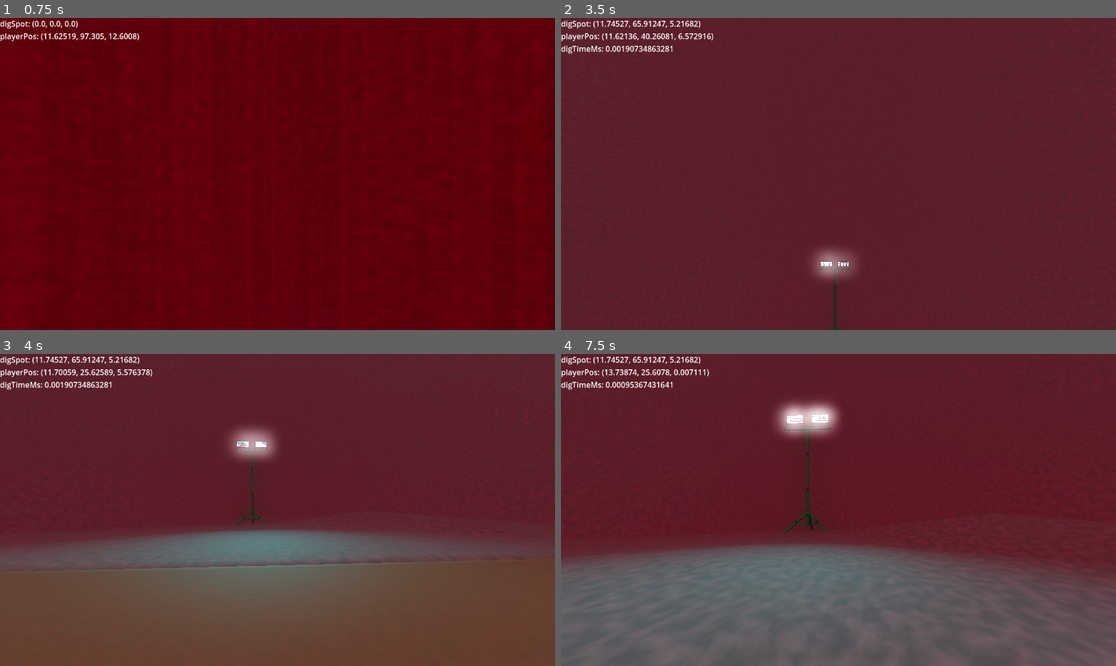
Above: before the commit, frames 1-4 (two rows, left to right).
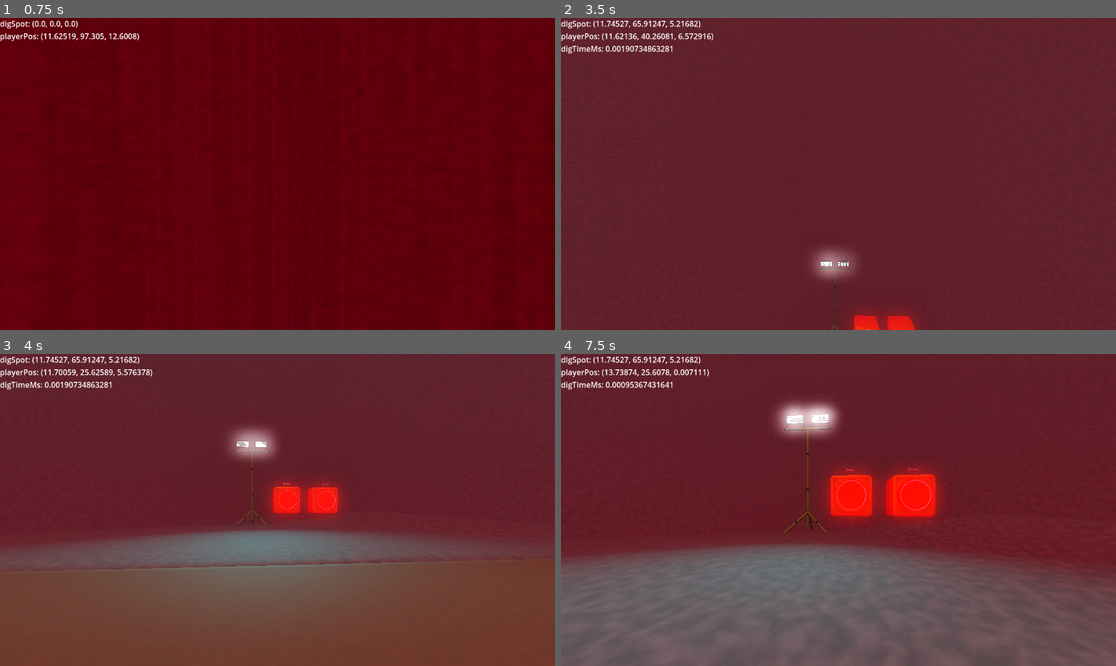
Above: after the commit, the same moments.

Repository: adamgiles1/digging-game
Game: Godot game, scene res://Game.tscn
The game is run twice, just before and just after one commit, with the same random seed, the same clock (stepped at 60 frames per second) and the same inputs.
Inputs (mouse positions are in pixels of both pictures, inside the frame that each line leads up to):
- Up to frame 1 (0.75 s): move the mouse to (305, 174) at 0.52 s; hold W (forward) from 0.53 s (still down); click (305, 174) at 0.6 s
- Up to frame 2 (3.5 s): keep holding W (forward); tap Space (jump) at 0.77, 1.52, 3.02 s; move the mouse to (810, 174) at 1.27 s; click (810, 174) at 1.35 s; move the mouse to (849, 167) at 2.02 s; right-click (849, 167) at 2.1 s; click (849, 167) at 2.3 s; move the mouse to (832, 180) at 2.77 s; tap Shift at 2.85 s; click (832, 180) at 3.05 s
- Up to frame 3 (4 s): keep holding W (forward); move the mouse to (316, 513) at 3.52 s; click (316, 513) at 3.6 s; tap Space (jump) at 3.77 s
- Up to frame 4 (7.5 s): move the mouse to (794, 506) at 4.27 s; click (794, 506) at 4.35 s; tap Space (jump) at 4.52, 6.02, 6.77 s; move the mouse to (844, 510) at 5.02 s; right-click (844, 510) at 5.1 s; click (844, 510) at 5.3 s; move the mouse to (816, 503) at 5.77 s; release W (forward) at 5.78 s; hold D (right) 5.78-6.53 s; tap Shift at 5.85 s; click (816, 503) at 6.05 s; move the mouse to (866, 510) at 6.52 s; hold W (forward) from 6.53 s (still down); click (866, 510) at 6.6 s; move the mouse to (810, 510) at 7.27 s; click (810, 510) at 7.35 s

Frame 1 is identical in both runs. In frame 2, 0.8% of the frame differs, in the area x 46-65%, y 80-100%; in frame 3, 1.9%; in frame 4, 3.9%, in the area x 40-70%, y 23-58%.

Commit message:
Added working buttons

Diff:
--- a/Game.tscn
+++ b/Game.tscn
@@ -1,9 +1,10 @@
-[gd_scene load_steps=7 format=3 uid="uid://bo8x2mn545mk5"]
+[gd_scene load_steps=10 format=3 uid="uid://bo8x2mn545mk5"]
 
 [ext_resource type="Script" uid="uid://128it3odwqau" path="res://GameManager.gd" id="1_u44n3"]
 [ext_resource type="PackedScene" uid="uid://bkie5mjk2pbw7" path="res://assets/models/cave.glb" id="2_xkndl"]
 [ext_resource type="PackedScene" uid="uid://bjsjtrjonybcr" path="res://scripts/MarchingCubesGenerator.tscn" id="3_u44n3"]
 [ext_resource type="PackedScene" uid="uid://cqte4j0sxiqk8" path="res://items/lighting/SiteLight.tscn" id="4_sb48q"]
+[ext_resource type="PackedScene" uid="uid://brithxrc3iai1" path="res://items/button.tscn" id="4_t88pq"]
 
 [sub_resource type="Environment" id="Environment_sb48q"]
 background_mode = 2
@@ -19,6 +20,12 @@
 [sub_resource type="ConcavePolygonShape3D" id="ConcavePolygonShape3D_u44n3"]
 data = PackedVector3Array(1.1202999, -0.98859996, 0.9165, 1.1977999, -1.0351, 1.0055, 1.0127, -1, 1.2434, 1.1977999, -1 …(41300 unchanged characters)…
 
+[sub_resource type="TextMesh" id="TextMesh_t88pq"]
+text = "Drone"
+
+[sub_resource type="TextMesh" id="TextMesh_r0x5m"]
+text = "Shovel"
+
 [node name="Game" type="Node3D"]
 script = ExtResource("1_u44n3")
 
@@ -27,9 +34,9 @@
 
 [node name="OmniLight3D" type="OmniLight3D" parent="."]
 transform = Transform3D(1, 0, 0, 0, 1, 0, 0, 0, 1, 12, 42.360443, 12)
-light_color = Color(0, 1, 1, 1)
-light_energy = 3.0
+light_energy = 0.1
 omni_range = 50.0
+omni_attenuation = 0.0
 
 [node name="MarchingCubesGenerator" parent="." instance=ExtResource("3_u44n3")]
 
@@ -68,4 +75,19 @@
 [node name="SiteLight" parent="SiteStuff" instance=ExtResource("4_sb48q")]
 transform = Transform3D(-4.371139e-08, 0, 1, 0, 1, 0, -1, 0, -4.371139e-08, 11, 25.596952, -13)
 
+[node name="Button" parent="." instance=ExtResource("4_t88pq")]
+transform = Transform3D(1, 0, 0, 0, 1, 0, 0, 0, 1, 13.785077, 26.773952, -10.812453)
+
+[node name="Button2" parent="." instance=ExtResource("4_t88pq")]
+transform = Transform3D(1, 0, 0, 0, 1, 0, 0, 0, 1, 16.785076, 26.773952, -10.812453)
+trigger_event = 1
+
+[node name="MeshInstance3D" type="MeshInstance3D" parent="."]
+transform = Transform3D(1, 0, 0, 0, 1, 0, 0, 0, 1, 13.706074, 28.0044, -9.753054)
+mesh = SubResource("TextMesh_t88pq")
+
+[node name="MeshInstance3D2" type="MeshInstance3D" parent="."]
+transform = Transform3D(1, 0, 0, 0, 1, 0, 0, 0, 1, 16.706074, 28.0044, -9.753054)
+mesh = SubResource("TextMesh_r0x5m")
+
 [editable path="cave"]
--- a/GameManager.gd
+++ b/GameManager.gd
@@ -12,10 +12,16 @@
 
 var voxel_ground: MarchingCubes
 
+var shovel_size: float = .3
+
 # Called when the node enters the scene tree for the first time.
 func _ready() -> void:
 	Globals.game_manager = self
 
+	# connect signals
+	Signals.purchase_button_pressed.connect(handle_purchase_button)
+
+	# spawn player
 	var player: Player = preload("res://player/Player.tscn").instantiate()
 	add_child(player)
 	player.init(self, spawn_point.global_position)
@@ -93,3 +99,11 @@
 			print("was something else: ", thing)
 
 	return mapped_array
+
+func handle_purchase_button(button_pressed: Signals.ButtonAction) -> void:
+	match (button_pressed):
+		Signals.ButtonAction.BUY_DRONE:
+			spawn_drone()
+		Signals.ButtonAction.SHOVEL_UPGRADE:
+			print("shovel size increasing")
+			shovel_size += .3
--- /dev/null
+++ b/items/button.gd
@@ -0,0 +1,24 @@
+class_name BuyButton extends Node3D
+
+@export
+var trigger_event: Signals.ButtonAction
+
+var time_till_clickable := 0.0
+
+# Called when the node enters the scene tree for the first time.
+func _ready() -> void:
+	pass # Replace with function body.
+
+
+# Called every frame. 'delta' is the elapsed time since the previous frame.
+func _process(delta: float) -> void:
+	time_till_clickable -= delta
+
+func click() -> void:
+	if time_till_clickable > 0.0:
+		print("button already clicked")
+		return
+	print("button clicked, purchasing %s" % trigger_event)
+	Signals.purchase_button_pressed.emit(trigger_event)
+	$AnimationPlayer.play("press")
+	time_till_clickable = 1.0
--- /dev/null
+++ b/items/button.tscn
@@ -0,0 +1,53 @@
+[gd_scene load_steps=7 format=3 uid="uid://brithxrc3iai1"]
+
+[ext_resource type="Script" uid="uid://pw2mm6u6pk2k" path="res://items/button.gd" id="1_kwllj"]
+[ext_resource type="PackedScene" uid="uid://chdl1sykucx77" path="res://assets/models/button.glb" id="2_ke8b1"]
+
+[sub_resource type="Animation" id="Animation_ke8b1"]
+resource_name = "press"
+length = 0.6
+tracks/0/type = "position_3d"
+tracks/0/imported = false
+tracks/0/enabled = true
+tracks/0/path = NodePath("button/Button")
+tracks/0/interp = 1
+tracks/0/loop_wrap = true
+tracks/0/keys = PackedFloat32Array(0, 1, 0, 0.81678116, 0, 0.1, 1, 0, 0.444, 0, 0.23333333, 1, 0, 0.444, 0, 0.6, 1, 0, 0.81678116, 0)
+
+[sub_resource type="Animation" id="Animation_pmuv1"]
+length = 0.001
+tracks/0/type = "position_3d"
+tracks/0/imported = false
+tracks/0/enabled = true
+tracks/0/path = NodePath("button/Button")
+tracks/0/interp = 1
+tracks/0/loop_wrap = true
+tracks/0/keys = PackedFloat32Array(0, 1, 0, 0.81678116, 0)
+
+[sub_resource type="AnimationLibrary" id="AnimationLibrary_4kyvv"]
+_data = {
+&"RESET": SubResource("Animation_pmuv1"),
+&"press": SubResource("Animation_ke8b1")
+}
+
+[sub_resource type="BoxShape3D" id="BoxShape3D_ke8b1"]
+size = Vector3(2, 2, 2.1000001)
+
+[node name="Button" type="StaticBody3D"]
+collision_layer = 32
+collision_mask = 0
+script = ExtResource("1_kwllj")
+
+[node name="button" parent="." instance=ExtResource("2_ke8b1")]
+transform = Transform3D(1, 0, 0, 0, -4.371139e-08, -1, 0, 1, -4.371139e-08, 0, 0, 0)
+
+[node name="AnimationPlayer" type="AnimationPlayer" parent="."]
+libraries = {
+&"": SubResource("AnimationLibrary_4kyvv")
+}
+
+[node name="CollisionShape3D" type="CollisionShape3D" parent="."]
+transform = Transform3D(1, 0, 0, 0, 1, 0, 0, 0, 1, 0, 0, 0.05000007)
+shape = SubResource("BoxShape3D_ke8b1")
+
+[editable path="button"]
--- a/player/Player.tscn
+++ b/player/Player.tscn
@@ -28,6 +28,7 @@
 
 [node name="InteractRay" type="RayCast3D" parent="Camera3D"]
 target_position = Vector3(0, 0, -2)
+collision_mask = 32
 
 [node name="DigRay" type="RayCast3D" parent="Camera3D"]
 target_position = Vector3(0, 0, -4)
--- a/player/player.gd
+++ b/player/player.gd
@@ -8,7 +8,6 @@
 
 var player_speed = 2
 var jump_velocity = 4.5
-var dig_size := .3
 
 var camera_speed := .001
 
@@ -55,9 +54,15 @@
 	$DiggingDebugPoint.global_position = dig_spot_pos
 
 	### handle inputs
+	var dig_size = .3 if game_manager.shovel_size == null else game_manager.shovel_size
 	if Input.is_action_just_pressed("interact") && dig_ray.is_colliding():
 		var direction_to_ray = (dig_ray.get_collision_point() - global_position).normalized()
 		game_manager.dig(dig_ray.get_collision_point() + direction_to_ray * dig_size / 2, dig_size)
+
+	if Input.is_action_just_pressed("interact") && interact_ray.is_colliding():
+		if interact_ray.get_collider() is BuyButton:
+			var button: BuyButton = interact_ray.get_collider()
+			button.click()
 
 	if Input.is_action_just_pressed("interact_alt"):
 		game_manager.dig(global_position - Vector3(0, 1, 0), dig_size)
--- a/project.godot
+++ b/project.godot
@@ -20,6 +20,7 @@
 Debug="*res://debugging/debug.gd"
 AudioService="*res://audio_service.gd"
 Debug3D="*res://debugging/debug_3d.gd"
+Signals="*res://signals.gd"
 
 [filesystem]
 
@@ -70,3 +71,4 @@
 3d_physics/layer_3="Resource"
 3d_physics/layer_4="drone"
 3d_physics/layer_5="dirt"
+3d_physics/layer_6="Interactable"
--- a/scripts/marching_cubes_generator.gd
+++ b/scripts/marching_cubes_generator.gd
@@ -26,6 +26,7 @@
 
 var voxel_grid: VoxelGrid
 var dirty_chunks: Dictionary[Vector3i, bool] = {}
+var generate_missing_chunks := true
 
 # chunks are stored incrementally, IE (0, 0, 0), (0, 0, 1) etc. Multiply chunk times CHUNK_SIZE to get actual offset
 var chunks: Dictionary[Vector3i, MeshInstance3D] = {}
@@ -44,6 +45,9 @@
 		for y in range(NUM_CHUNKS):
 			for z in range(NUM_CHUNKS):
 				generate_chunk(Vector3i(x, y, z))
+
+	# stop generating missing chunks now that all chunks are created
+	generate_missing_chunks = false
 
 func generate_chunk(chunk_pos: Vector3i) -> void:
 	var chunk: MeshInstance3D
@@ -52,14 +56,18 @@
 		chunk = chunks[chunk_pos]
 		collision_shape = chunk.get_child(0).get_child(0)
 	else:
-		print("chunk doesn't exist, will create")
-		chunk = MeshInstance3D.new()
-		var static_body := StaticBody3D.new()
-		collision_shape = CollisionShape3D.new()
-		static_body.add_child(collision_shape)
-		chunk.add_child(static_body)
-		add_child(chunk)
-		chunks[chunk_pos] = chunk
+		if generate_missing_chunks:
+			print("chunk doesn't exist, will create")
+			chunk = MeshInstance3D.new()
+			var static_body := StaticBody3D.new()
+			collision_shape = CollisionShape3D.new()
+			static_body.add_child(collision_shape)
+			chunk.add_child(static_body)
+			add_child(chunk)
+			chunks[chunk_pos] = chunk
+		else:
+			print("request to generate chunk out of bounds, ignoring")
+			return
 
 	# march the cubes
 	var vertices = PackedVector3Array()
--- /dev/null
+++ b/signals.gd
@@ -0,0 +1,4 @@
+extends Node
+
+enum ButtonAction {BUY_DRONE, SHOVEL_UPGRADE}
+signal purchase_button_pressed(button_action: ButtonAction)
Binary file added: assets/models/button.glb
Not shown, added: assets/models/button.glb.import
Binary file added: assets/models/button_ImphenziaPixel-Attributes.png
Not shown, added: assets/models/button_ImphenziaPixel-Attributes.png.import
Binary file added: assets/models/button_ImphenziaPixel-BaseColor.png
Not shown, added: assets/models/button_ImphenziaPixel-BaseColor.png.import
Binary file added: assets/models/button_ImphenziaPixel-Emission.png
Not shown, added: assets/models/button_ImphenziaPixel-Emission.png.import
Binary file added: assets/models/minecart.glb
Not shown, added: assets/models/minecart.glb.import
Binary file added: assets/models/minecart_ImphenziaPixel-Attributes.png
Not shown, added: assets/models/minecart_ImphenziaPixel-Attributes.png.import
(and 12 more such lines)
